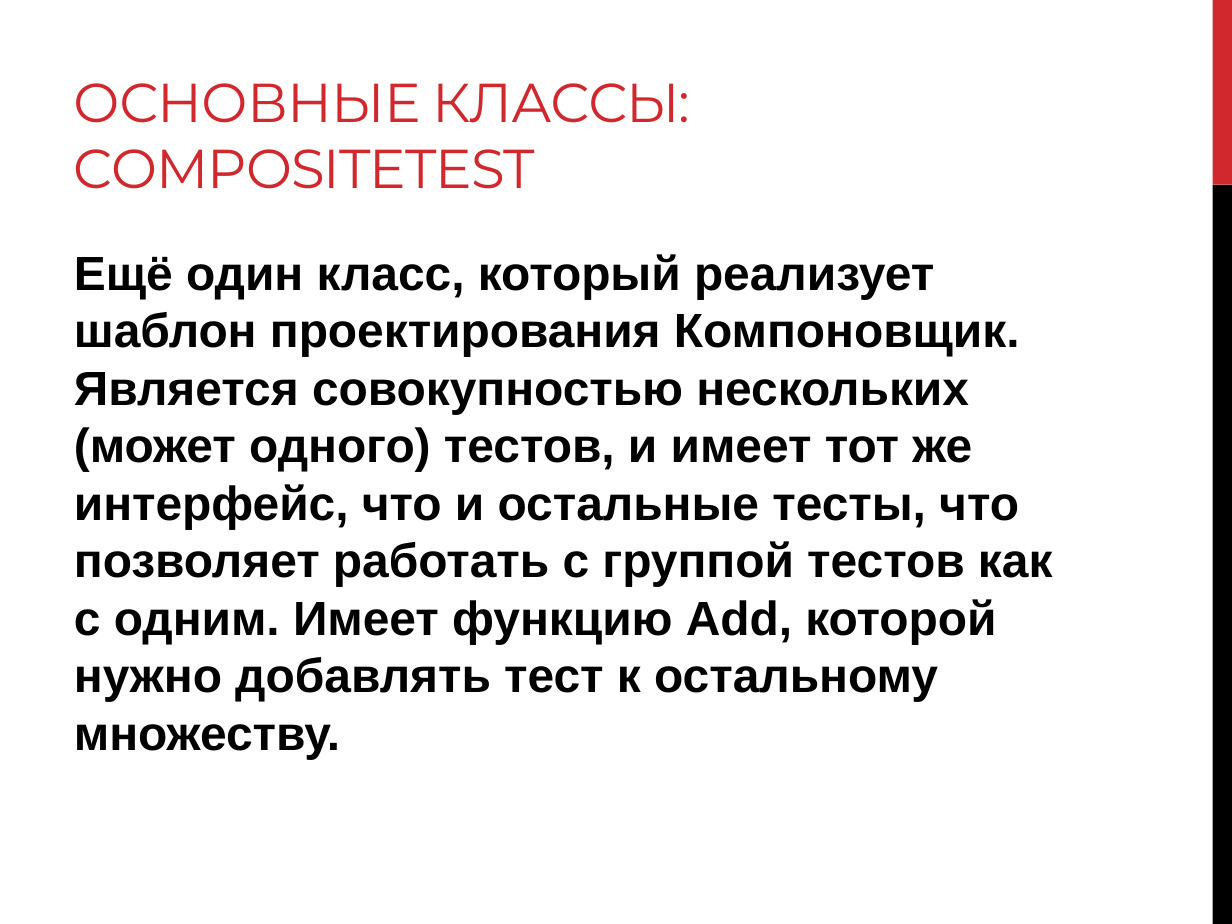
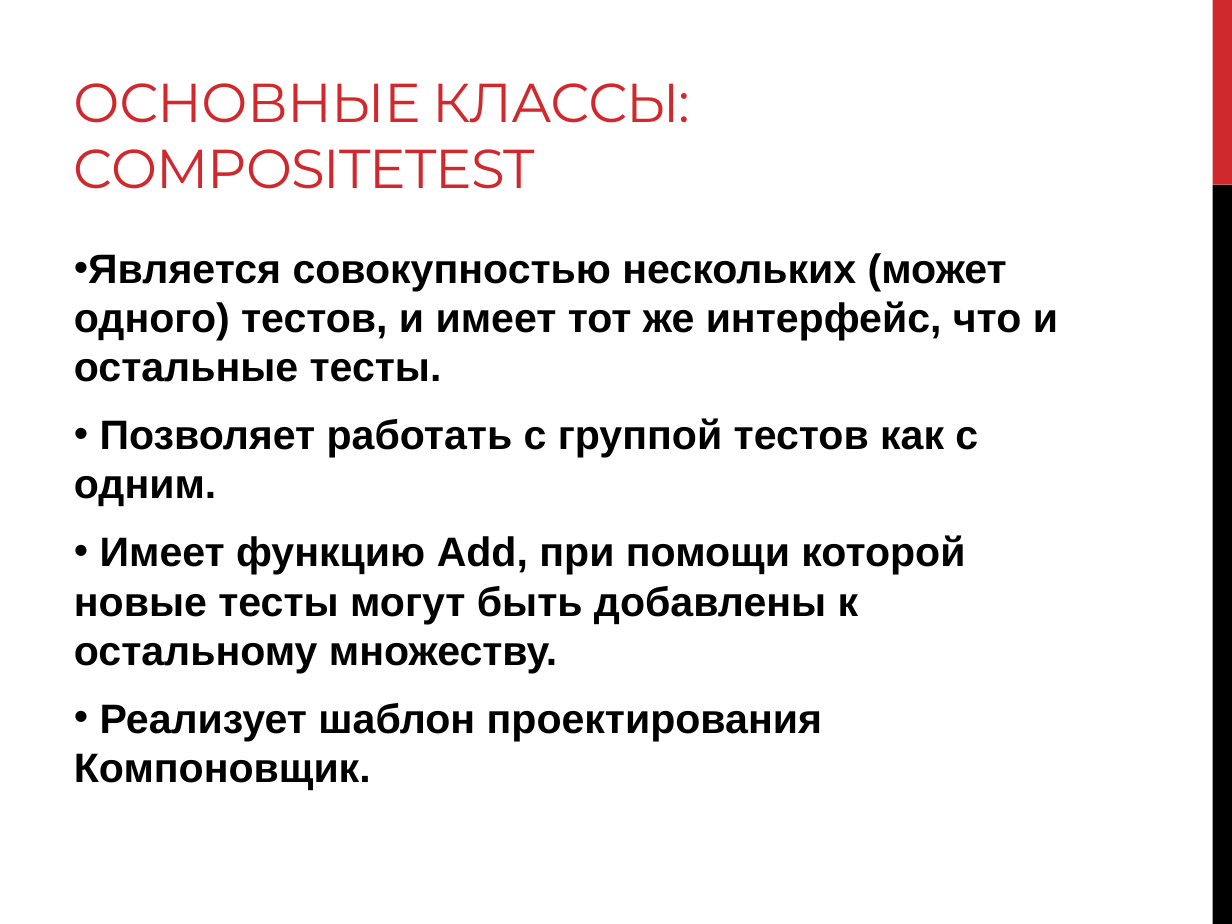
Before and after one commit to levonoganesyan/TestMaker, a slide deck: slide 9 of diploma_work_materials/Diploma_slides.pptx. Drawn at 1232x924 pixels with LibreOffice and Linux fonts; fonts in the diff are those of the drawing. Boxes give left, top, right and bottom in pixels: in the first picture for what was removed or moved away, otherwise in the second. Text is boxed around its words. In the diff, an @@ line names an element or a change of style, - is before the commit and + after.

```diff
--- a/diploma_work_materials/Diploma_slides.pptx
+++ b/diploma_work_materials/Diploma_slides.pptx
@@ text at [74,253,1058,790]: text changed; size 28 to 24 pt @@
-Ещё один класс, который реализует шаблон проектирования Компоновщик. Является совокупностью нескольких (может одного) тестов, и имеет тот же интерфейс, что и остальные тесты, что позволяет работать с группой тестов как с одним. Имеет функцию Add, которой нужно добавлять тест к остальному множеству.
+• Является совокупностью нескольких (может одного) тестов, и имеет тот же интерфейс, что и остальные тесты.
+• Позволяет работать с группой тестов как с одним.
+• Имеет функцию Add, при помощи которой новые тесты могут быть добавлены к остальному множеству.
+• Реализует шаблон проектирования Компоновщик.
```
Also in this commit, not shown: 14 other slides changed.
